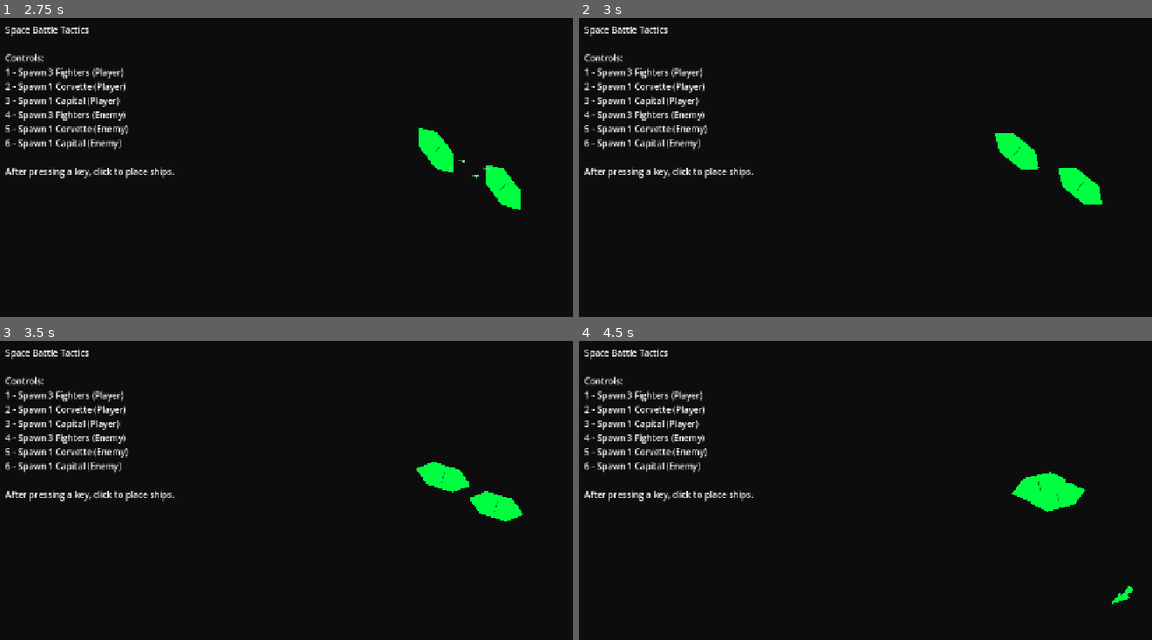
Above: before the commit, frames 1-4 (two rows, left to right).
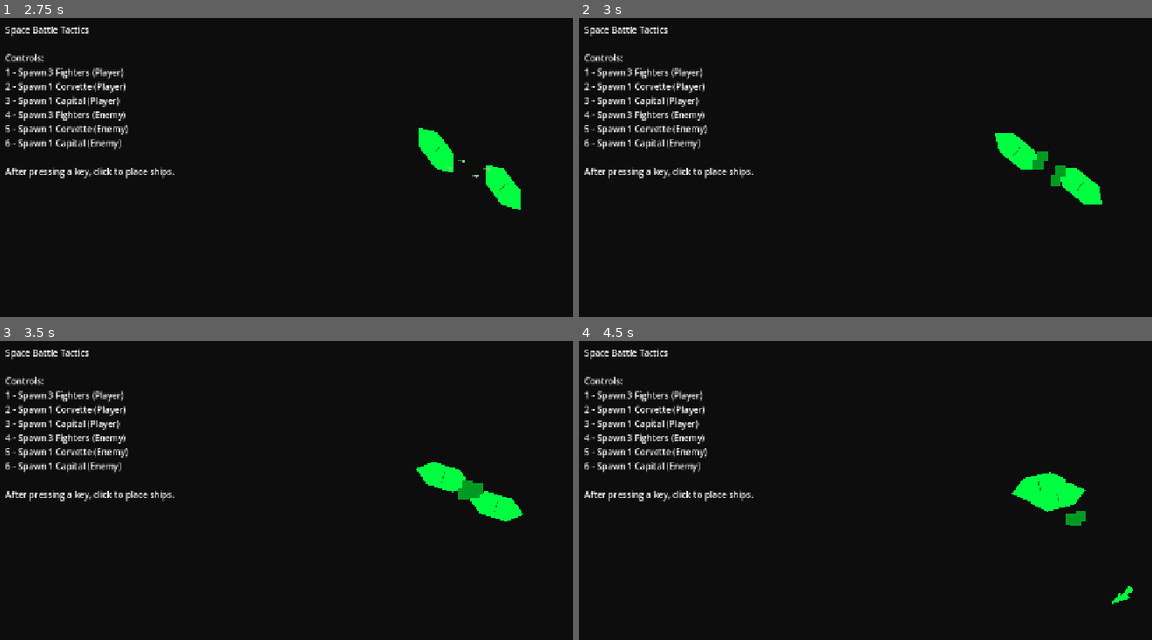
Above: after the commit, the same moments.

Repository: jaypeeZero/hal-we-play-a-game
Game: Godot game, scene res://scenes/space_battle.tscn
Two runs of this game, one before a commit and one after it. Both use one fixed random seed, a clock stepped at 60 frames per second and the inputs below.
Inputs (mouse positions are in pixels of both pictures, inside the frame that each line leads up to):
- Up to frame 1 (2.75 s): tap Enter at 0.5, 2 s; move the mouse to (504, 194) at 0.52 s; hold 3 (spawn_capital) 0.53-1.25 s; click (504, 194) at 0.67 s; tap Space at 1.25 s; drag from (212, 233) to (504, 188) at 1.27 s; move the mouse to (418, 128) at 2.02 s; hold 6 (spawn_enemy_capital) from 2.03 s (still down); click (418, 128) at 2.17 s
- Up to frame 2 (3 s): release 6 (spawn_enemy_capital) at 2.75 s; drag from (894, 293) to (1014, 149) at 2.77 s
- Up to frame 3 (3.5 s): no input
- Up to frame 4 (4.5 s): move the mouse to (1134, 595) at 3.52 s; hold 4 (spawn_enemy_fighter) 3.53-4.25 s; click (1134, 595) at 3.67 s; drag from (716, 478) to (1134, 598) at 4.27 s

Frame 1 is identical in both runs. In frame 2, 0.3% of the frame differs, in the area x 79-85%, y 44-57%; in frame 3, 0.2%; in frame 4, 0.1%.

Commit message:
Add projectile and damage visual effects with armor system support
The armor system was already fully implemented in ShipData and DamageResolver,
following ECS patterns correctly. This commit adds visual feedback for the
existing armor mechanics.

Changes:
- Add VisualEffectEntity for temporary damage/impact animations
- Add VisualEffectSystem to manage effect lifecycle
- Update CollisionSystem to generate visual effects on damage
  - Armor hit effects (💥)
  - Armor penetration effects (⚡)
  - Internal damage effects (🔥)
- Add ship visuals to theme (🚀 fighter, 🛸 corvette, 🛰️ capital)
- Add projectile visual (• bullet)
- Update SpaceBattleGame to spawn and update visual effects

The armor system already handles:
- Sectional armor with directional arcs
- Armor penetration and internal component damage
- Component status effects on ship performance
- All systems follow pure functional ECS patterns

Diff:
--- /dev/null
+++ b/scripts/space/entities/visual_effect_entity.gd
@@ -0,0 +1,51 @@
+class_name VisualEffectEntity
+extends IRenderable
+
+## Minimal visual effect entity for temporary animations/particles
+## Used for damage effects, explosions, etc.
+## Auto-destroys after lifetime expires
+
+var entity_id: String = ""
+var effect_type: String = ""
+var lifetime: float = 0.0
+var max_lifetime: float = 1.0
+
+## Initialize entity with ID and effect type
+func initialize(id: String, type: String, duration: float = 1.0) -> void:
+	entity_id = id
+	effect_type = type
+	max_lifetime = duration
+
+	# Register with visual bridge for rendering
+	if VisualBridgeAutoload.bridge:
+		VisualBridgeAutoload.bridge.register_entity(self)
+
+## Update lifetime and check if expired
+func update(delta: float) -> bool:
+	lifetime += delta
+	return lifetime >= max_lifetime
+
+## Emit state for renderer (called by game loop)
+func emit_state(effect_data: Dictionary) -> void:
+	var state = _create_entity_state(effect_data)
+	state_changed.emit(state)
+
+## Create entity state for renderer
+func _create_entity_state(effect_data: Dictionary) -> EntityState:
+	var state = EntityState.new()
+	state.velocity = Vector2.ZERO
+	state.facing_direction = Vector2.DOWN
+	state.health_percent = 1.0 - (lifetime / max_lifetime)  # Fade over time
+	return state
+
+## IRenderable implementation
+func get_entity_id() -> String:
+	return entity_id
+
+func get_visual_type() -> String:
+	return effect_type
+
+## Clean up
+func _exit_tree() -> void:
+	if VisualBridgeAutoload.bridge:
+		VisualBridgeAutoload.bridge.unregister_entity(self)
--- a/scripts/space/space_battle_game.gd
+++ b/scripts/space/space_battle_game.gd
@@ -9,10 +9,12 @@
 const MovementSystem = preload("res://scripts/space/systems/movement_system.gd")
 const ProjectileSystem = preload("res://scripts/space/systems/projectile_system.gd")
 const CollisionSystem = preload("res://scripts/space/systems/collision_system.gd")
+const VisualEffectSystem = preload("res://scripts/space/systems/visual_effect_system.gd")
 
 # Preload entity classes
 const ShipEntity = preload("res://scripts/space/entities/ship_entity.gd")
 const ProjectileEntity = preload("res://scripts/space/entities/projectile_entity.gd")
+const VisualEffectEntity = preload("res://scripts/space/entities/visual_effect_entity.gd")
 
 signal game_started()
 signal game_ended(winner: int)
@@ -24,6 +26,7 @@
 
 var _ships: Array = []  # Array of ship_data Dictionaries
 var _projectiles: Array = []  # Array of projectile_data Dictionaries
+var _visual_effects: Array = []  # Array of visual_effect_data Dictionaries
 
 # ============================================================================
 # ENTITIES - Minimal Godot nodes for physics
@@ -31,6 +34,7 @@
 
 var _ship_entities: Dictionary = {}  # ship_id -> ShipEntity
 var _projectile_entities: Dictionary = {}  # projectile_id -> ProjectileEntity
+var _effect_entities: Dictionary = {}  # effect_id -> VisualEffectEntity
 
 # ============================================================================
 # GAME STATE
@@ -98,17 +102,30 @@
 	_ships = collision_result.ships
 	_projectiles = collision_result.projectiles
 
+	# Spawn visual effects from collisions
+	if collision_result.has("visual_effects"):
+		for effect_data in collision_result.visual_effects:
+			_spawn_visual_effect(effect_data)
+
 	# Remove destroyed projectiles from hits
 	for hit in collision_result.hits:
 		_remove_projectile(hit.projectile_id)
 
-	# 6. CHECK FOR DESTROYED SHIPS
+	# 6. VISUAL EFFECT SYSTEM - Update and remove expired effects
+	var effect_result = VisualEffectSystem.update_all_effects(_visual_effects, delta)
+	_visual_effects = effect_result.effects
+
+	# Remove expired effects
+	for expired_id in effect_result.expired_ids:
+		_remove_visual_effect(expired_id)
+
+	# 7. CHECK FOR DESTROYED SHIPS
 	_cleanup_destroyed_ships()
 
-	# 7. SYNC ENTITIES - Update Godot nodes from data
+	# 8. SYNC ENTITIES - Update Godot nodes from data
 	_sync_all_entities()
 
-	# 8. CHECK WIN CONDITION
+	# 9. CHECK WIN CONDITION
 	_check_win_condition()
 
 ## Process weapons for all ships - returns Array of fire_commands
@@ -200,6 +217,24 @@
 		entity.queue_free()
 		_projectile_entities.erase(projectile_id)
 
+## Spawn visual effect
+func _spawn_visual_effect(effect_data: Dictionary) -> void:
+	_visual_effects.append(effect_data)
+
+	# Create entity
+	var entity = VisualEffectEntity.new()
+	entity.initialize(effect_data.effect_id, effect_data.type, effect_data.max_lifetime)
+	entity.global_position = effect_data.position
+	add_child(entity)
+	_effect_entities[effect_data.effect_id] = entity
+
+## Remove visual effect entity
+func _remove_visual_effect(effect_id: String) -> void:
+	if _effect_entities.has(effect_id):
+		var entity = _effect_entities[effect_id]
+		entity.queue_free()
+		_effect_entities.erase(effect_id)
+
 ## Sync all entities from data
 func _sync_all_entities() -> void:
 	# Sync ships
@@ -219,6 +254,15 @@
 			var entity = _projectile_entities[projectile.projectile_id]
 			entity.sync_transform(projectile)
 			entity.emit_state(projectile)
+
+	# Sync visual effects
+	for effect in _visual_effects:
+		if effect == null:
+			continue
+		if _effect_entities.has(effect.effect_id):
+			var entity = _effect_entities[effect.effect_id]
+			entity.global_position = effect.position
+			entity.emit_state(effect)
 
 # ============================================================================
 # SHIP SPAWNING
--- a/scripts/space/systems/collision_system.gd
+++ b/scripts/space/systems/collision_system.gd
@@ -9,10 +9,11 @@
 # MAIN API - Detect collisions and apply damage
 # ============================================================================
 
-## Check all collisions - returns {ships: Array, projectiles: Array, hits: Array}
+## Check all collisions - returns {ships: Array, projectiles: Array, hits: Array, visual_effects: Array}
 static func process_collisions(ships: Array, projectiles: Array) -> Dictionary:
 	var hits = []
 	var destroyed_projectile_ids = []
+	var visual_effects = []
 
 	# Filter out null values
 	var valid_ships = ships.filter(func(s): return s != null)
@@ -25,8 +26,10 @@
 			hits.append(hit)
 			destroyed_projectile_ids.append(projectile.projectile_id)
 
-	# Apply damage to ships
-	var updated_ships = apply_hits_to_ships(valid_ships, hits)
+	# Apply damage to ships and generate visual effects
+	var result = apply_hits_to_ships_with_effects(valid_ships, hits)
+	var updated_ships = result.ships
+	visual_effects = result.visual_effects
 
 	# Remove destroyed projectiles
 	var remaining_projectiles = valid_projectiles.filter(
@@ -36,7 +39,8 @@
 	return {
 		ships = updated_ships,
 		projectiles = remaining_projectiles,
-		hits = hits
+		hits = hits,
+		visual_effects = visual_effects
 	}
 
 # ============================================================================
@@ -83,8 +87,8 @@
 # DAMAGE APPLICATION
 # ============================================================================
 
-## Apply all hits to ships - returns new Array of ships
-static func apply_hits_to_ships(ships: Array, hits: Array) -> Array:
+## Apply all hits to ships with visual effects - returns {ships: Array, visual_effects: Array}
+static func apply_hits_to_ships_with_effects(ships: Array, hits: Array) -> Dictionary:
 	# Group hits by ship_id
 	var hits_by_ship = {}
 	for hit in hits:
@@ -92,15 +96,35 @@
 			hits_by_ship[hit.ship_id] = []
 		hits_by_ship[hit.ship_id].append(hit)
 
+	var updated_ships = []
+	var all_visual_effects = []
+
 	# Apply hits to each ship
-	return ships.map(func(ship): return apply_hits_to_ship(ship, hits_by_ship.get(ship.ship_id, [])))
+	for ship in ships:
+		var ship_hits = hits_by_ship.get(ship.ship_id, [])
+		var result = apply_hits_to_ship_with_effects(ship, ship_hits)
+		updated_ships.append(result.ship)
+		all_visual_effects.append_array(result.visual_effects)
 
-static func apply_hits_to_ship(ship: Dictionary, hits: Array) -> Dictionary:
+	return {
+		ships = updated_ships,
+		visual_effects = all_visual_effects
+	}
+
+## Apply all hits to ships - returns new Array of ships (deprecated, kept for compatibility)
+static func apply_hits_to_ships(ships: Array, hits: Array) -> Array:
+	var result = apply_hits_to_ships_with_effects(ships, hits)
+	return result.ships
+
+## Apply hits to ship with visual effects - returns {ship: Dictionary, visual_effects: Array}
+static func apply_hits_to_ship_with_effects(ship: Dictionary, hits: Array) -> Dictionary:
 	if hits.is_empty():
-		return ship
+		return {ship = ship, visual_effects = []}
+
+	var updated_ship = ship
+	var visual_effects = []
 
 	# Apply each hit sequentially (immutable)
-	var updated_ship = ship
 	for hit in hits:
 		var damage_result = DamageResolver.resolve_hit(
 			updated_ship,
@@ -110,6 +134,10 @@
 		)
 		updated_ship = damage_result.ship_data
 
+		# Create visual effect based on damage result
+		var effect = VisualEffectSystem.create_damage_effect(damage_result.hit_result, hit.hit_position)
+		visual_effects.append(effect)
+
 		# Log damage event
 		if BattleEventLoggerAutoload.service:
 			BattleEventLoggerAutoload.log_damage_dealt(
@@ -118,7 +146,12 @@
 				hit.damage         # amount
 			)
 
-	return updated_ship
+	return {ship = updated_ship, visual_effects = visual_effects}
+
+## Apply hits to ship - returns new ship (deprecated, kept for compatibility)
+static func apply_hits_to_ship(ship: Dictionary, hits: Array) -> Dictionary:
+	var result = apply_hits_to_ship_with_effects(ship, hits)
+	return result.ship
 
 # ============================================================================
 # UTILITY
--- /dev/null
+++ b/scripts/space/systems/visual_effect_system.gd
@@ -0,0 +1,69 @@
+class_name VisualEffectSystem
+extends RefCounted
+
+## Pure functional visual effect system - IMMUTABLE DATA
+## Manages temporary visual effects like damage impacts, explosions
+## Following functional programming principles
+
+# ============================================================================
+# MAIN API - Process visual effects
+# ============================================================================
+
+static var _next_effect_id: int = 0
+
+## Create a damage effect at the hit location
+static func create_damage_effect(hit_result: Dictionary, hit_position: Vector2) -> Dictionary:
+	var effect_type = "effect_armor_hit" if not hit_result.get("penetrated", false) else "effect_armor_penetration"
+
+	if hit_result.has("internal_hit"):
+		effect_type = "effect_internal_damage"
+
+	return create_effect(effect_type, hit_position, 0.5)
+
+## Create a projectile impact effect
+static func create_projectile_impact(position: Vector2) -> Dictionary:
+	return create_effect("effect_projectile_impact", position, 0.3)
+
+## Create a generic effect
+static func create_effect(effect_type: String, position: Vector2, duration: float = 1.0) -> Dictionary:
+	var effect_id = "effect_" + str(_next_effect_id)
+	_next_effect_id += 1
+
+	return {
+		effect_id = effect_id,
+		type = effect_type,
+		position = position,
+		lifetime = 0.0,
+		max_lifetime = duration
+	}
+
+## Update single effect - returns {effect: Dictionary, expired: bool}
+static func update_effect(effect_data: Dictionary, delta: float) -> Dictionary:
+	var new_lifetime = effect_data.lifetime + delta
+
+	if new_lifetime >= effect_data.max_lifetime:
+		return {effect = effect_data, expired = true}
+
+	return {
+		effect = merge_dict(effect_data, {lifetime = new_lifetime}),
+		expired = false
+	}
+
+## Update all effects - returns {effects: Array, expired_ids: Array}
+static func update_all_effects(effects: Array, delta: float) -> Dictionary:
+	var results = effects.map(func(e): return update_effect(e, delta))
+
+	return {
+		effects = results.filter(func(r): return not r.expired).map(func(r): return r.effect),
+		expired_ids = results.filter(func(r): return r.expired).map(func(r): return r.effect.effect_id)
+	}
+
+# ============================================================================
+# UTILITY
+# ============================================================================
+
+static func merge_dict(base: Dictionary, override: Dictionary) -> Dictionary:
+	var result = base.duplicate(true)
+	for key in override:
+		result[key] = override[key]
+	return result
--- a/themes/emoji_simple.json
+++ b/themes/emoji_simple.json
@@ -129,6 +129,78 @@
       "bounds": [48, 48],
       "size": 1.0,
       "collision_radius_override": 20.0
+    },
+
+    "ship_fighter": {
+      "renderer_type": "label",
+      "emoji": "🚀",
+      "font_size": 24,
+      "bounds": [32, 32],
+      "size": 0.75
+    },
+
+    "ship_corvette": {
+      "renderer_type": "label",
+      "emoji": "🛸",
+      "font_size": 32,
+      "bounds": [48, 48],
+      "size": 1.0
+    },
+
+    "ship_capital": {
+      "renderer_type": "label",
+      "emoji": "🛰️",
+      "font_size": 48,
+      "bounds": [64, 64],
+      "size": 1.5
+    },
+
+    "ship": {
+      "renderer_type": "label",
+      "emoji": "◆",
+      "font_size": 24,
+      "bounds": [32, 32],
+      "size": 0.75
+    },
+
+    "space_projectile": {
+      "renderer_type": "label",
+      "emoji": "•",
+      "font_size": 16,
+      "bounds": [16, 16],
+      "size": 0.4
+    },
+
+    "effect_armor_hit": {
+      "renderer_type": "label",
+      "emoji": "💥",
+      "font_size": 20,
+      "bounds": [24, 24],
+      "size": 0.6
+    },
+
+    "effect_armor_penetration": {
+      "renderer_type": "label",
+      "emoji": "⚡",
+      "font_size": 24,
+      "bounds": [32, 32],
+      "size": 0.75
+    },
+
+    "effect_internal_damage": {
+      "renderer_type": "label",
+      "emoji": "🔥",
+      "font_size": 20,
+      "bounds": [24, 24],
+      "size": 0.6
+    },
+
+    "effect_projectile_impact": {
+      "renderer_type": "label",
+      "emoji": "✨",
+      "font_size": 16,
+      "bounds": [20, 20],
+      "size": 0.5
     }
   },
 
Not shown, added: scripts/space/entities/visual_effect_entity.gd.uid
Not shown, added: scripts/space/systems/visual_effect_system.gd.uid
